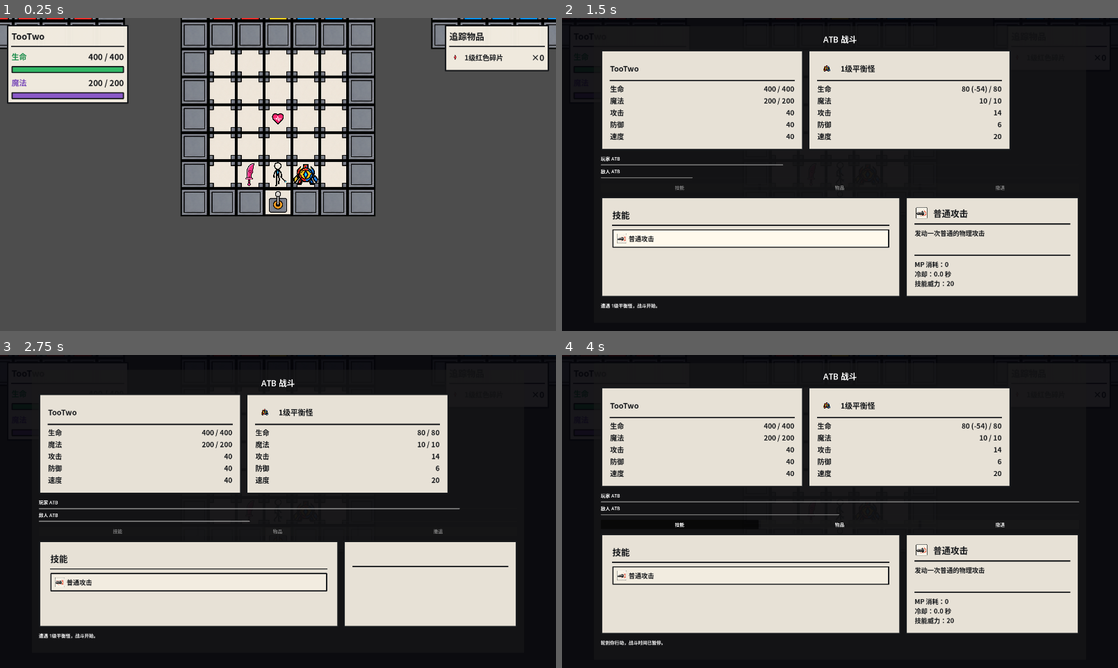
Above: before the commit, frames 1-4 (two rows, left to right).
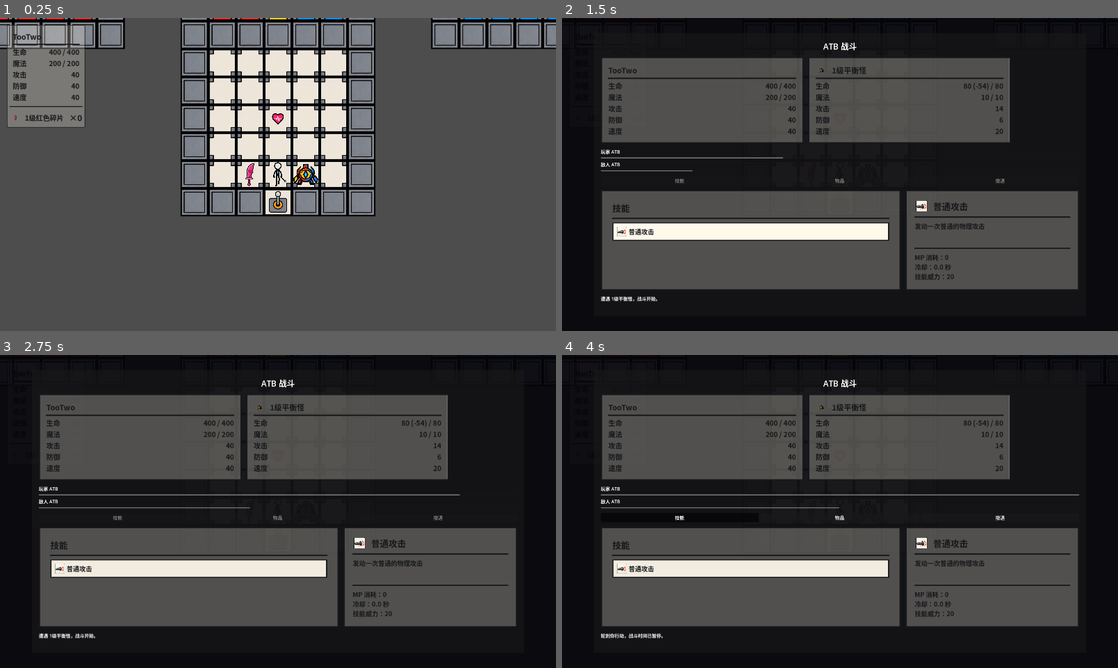
Above: after the commit, the same moments.

Repository: yifan-lee/Realmwand_The_First_Tower
Game: Godot game, scene res://scenes/main.tscn
Two runs of this game, one before a commit and one after it. Both use one fixed random seed, a clock stepped at 60 frames per second and the inputs below.
Inputs (mouse positions are in pixels of both pictures, inside the frame that each line leads up to):
- Up to frame 1 (0.25 s): no input
- Up to frame 2 (1.5 s): tap Enter (ui_accept) at 0.5, 0.77 s; move the mouse to (962, 158) at 0.52 s; hold D (move_right) 0.53-1.25 s; hold E (interact) 0.53-1.25 s; click (962, 158) at 0.67 s; click "普通攻击" at 1.25 s
- Up to frame 3 (2.75 s): tap Enter (ui_accept) at 2 s; drag from (166, 527) to (278, 455) at 2.02 s
- Up to frame 4 (4 s): tap Enter (ui_accept) at 2.75 s; move the mouse to (895, 442) at 2.77 s; hold D (move_right) 2.78-3.5 s; hold E (interact) 2.78-3.5 s; click (895, 442) at 2.92 s; click "技能" at 3.5 s

The runs differ from the first frame. In frame 1, 9.1% of the frame differs, in the area x 1-99%, y 2-36%; in frame 2, 49%; in frame 3, 47%; in frame 4, 50%, in the area x 7-93%, y 5-93%.

Commit message:
imporve UI

Diff:
--- a/resources/themes/game_ui_theme.tres
+++ b/resources/themes/game_ui_theme.tres
@@ -97,7 +97,7 @@
 content_margin_top = 16.0
 content_margin_right = 16.0
 content_margin_bottom = 16.0
-bg_color = Color(0.14117648, 0.15294118, 0.16862746, 0.9490196)
+bg_color = Color(0.14117648, 0.15294118, 0.16862746, 0.28)
 border_width_left = 5
 border_width_top = 5
 border_width_right = 5
@@ -213,7 +213,7 @@
 content_margin_top = 16.0
 content_margin_right = 16.0
 content_margin_bottom = 16.0
-bg_color = Color(0.9490196, 0.9254902, 0.8784314, 0.9490196)
+bg_color = Color(0.9490196, 0.9254902, 0.8784314, 0.28)
 border_width_left = 5
 border_width_top = 5
 border_width_right = 5
@@ -273,15 +273,15 @@
 corner_radius_bottom_left = 2
 
 [sub_resource type="StyleBoxFlat" id="StyleBoxFlat_bh7ty"]
-content_margin_left = 16.0
-content_margin_top = 16.0
-content_margin_right = 16.0
-content_margin_bottom = 16.0
-bg_color = Color(0.9490196, 0.9254902, 0.8784314, 0.98039216)
-border_width_left = 5
-border_width_top = 5
-border_width_right = 5
-border_width_bottom = 5
+content_margin_left = 10.0
+content_margin_top = 10.0
+content_margin_right = 10.0
+content_margin_bottom = 10.0
+bg_color = Color(0.9490196, 0.9254902, 0.8784314, 0.28)
+border_width_left = 2
+border_width_top = 2
+border_width_right = 2
+border_width_bottom = 2
 border_color = Color(0.08627451, 0.09411765, 0.105882354, 1)
 corner_radius_top_left = 2
 corner_radius_top_right = 2
@@ -303,6 +303,12 @@
 corner_radius_top_right = 2
 corner_radius_bottom_right = 2
 corner_radius_bottom_left = 2
+
+[sub_resource type="StyleBoxEmpty" id="StyleBoxEmpty_gg8i1"]
+content_margin_left = 0.0
+content_margin_top = 0.0
+content_margin_right = 0.0
+content_margin_bottom = 0.0
 
 [sub_resource type="StyleBoxLine" id="StyleBoxLine_htpng"]
 color = Color(0.08627451, 0.09411765, 0.105882354, 1)
@@ -415,6 +421,8 @@
 TooltipLabel/constants/outline_size = 0
 TooltipLabel/font_sizes/font_size = 20
 TooltipPanel/styles/panel = SubResource("StyleBoxFlat_6kd0v")
+TransparentPanelContainer/base_type = &"PanelContainer"
+TransparentPanelContainer/styles/panel = SubResource("StyleBoxEmpty_gg8i1")
 VBoxContainer/constants/separation = 12
 VSeparator/styles/separator = SubResource("StyleBoxLine_htpng")
 ValueLabel/base_type = &"Label"
--- a/scenes/ui/components/actor_stats_panel.tscn
+++ b/scenes/ui/components/actor_stats_panel.tscn
@@ -4,7 +4,7 @@
 [ext_resource type="Script" uid="uid://b5lltfg5dekj0" path="res://scripts/ui/components/actor_stats_panel.gd" id="2_mddi2"]
 
 [node name="ActorStatsPanel" type="PanelContainer" unique_id=799998403]
-custom_minimum_size = Vector2(420, 300)
+custom_minimum_size = Vector2(250, 0)
 offset_right = 40.0
 offset_bottom = 40.0
 mouse_filter = 2
@@ -13,14 +13,14 @@
 
 [node name="MarginContainer" type="MarginContainer" parent="." unique_id=23613958]
 layout_mode = 2
-theme_override_constants/margin_left = 16
-theme_override_constants/margin_top = 16
-theme_override_constants/margin_right = 16
-theme_override_constants/margin_bottom = 16
+theme_override_constants/margin_left = 10
+theme_override_constants/margin_top = 10
+theme_override_constants/margin_right = 10
+theme_override_constants/margin_bottom = 10
 
 [node name="Content" type="VBoxContainer" parent="MarginContainer" unique_id=35085586]
 layout_mode = 2
-theme_override_constants/separation = 8
+theme_override_constants/separation = 6
 
 [node name="Header" type="HBoxContainer" parent="MarginContainer/Content" unique_id=1115577434]
 layout_mode = 2
@@ -29,7 +29,7 @@
 
 [node name="Portrait" type="TextureRect" parent="MarginContainer/Content/Header" unique_id=1452877705]
 unique_name_in_owner = true
-custom_minimum_size = Vector2(64, 64)
+custom_minimum_size = Vector2(40, 40)
 layout_mode = 2
 expand_mode = 1
 stretch_mode = 5
@@ -48,8 +48,8 @@
 [node name="StatsGrid" type="GridContainer" parent="MarginContainer/Content" unique_id=545130794]
 layout_mode = 2
 size_flags_vertical = 3
-theme_override_constants/h_separation = 32
-theme_override_constants/v_separation = 6
+theme_override_constants/h_separation = 12
+theme_override_constants/v_separation = 4
 columns = 2
 
 [node name="HpTitle" type="Label" parent="MarginContainer/Content/StatsGrid" unique_id=247937661]
--- a/scenes/ui/components/tracked_inventory_hud.tscn
+++ b/scenes/ui/components/tracked_inventory_hud.tscn
@@ -6,7 +6,7 @@
 [ext_resource type="Resource" uid="uid://b4l6caihdn1ku" path="res://resources/items/fragment_red_lv1.tres" id="4_cdld0"]
 
 [node name="TrackedInventoryHUD" type="PanelContainer" unique_id=794321377]
-custom_minimum_size = Vector2(360, 160)
+custom_minimum_size = Vector2(250, 0)
 offset_right = 40.0
 offset_bottom = 40.0
 mouse_filter = 2
@@ -16,11 +16,6 @@
 
 [node name="Content" type="VBoxContainer" parent="." unique_id=752391519]
 layout_mode = 2
-
-[node name="TitleLabel" type="Label" parent="Content" unique_id=31380361]
-layout_mode = 2
-theme_type_variation = &"HeaderLabel"
-text = "追踪物品"
 
 [node name="HSeparator" type="HSeparator" parent="Content" unique_id=410580560]
 layout_mode = 2
--- a/scenes/ui/game_hud.tscn
+++ b/scenes/ui/game_hud.tscn
@@ -1,9 +1,13 @@
 [gd_scene format=3 uid="uid://75deq3hlwxqw"]
 
 [ext_resource type="Script" uid="uid://dnkj20o3bok0y" path="res://scripts/ui/game_hud.gd" id="1_8n052"]
-[ext_resource type="PackedScene" uid="uid://cy1i4bipsg2mn" path="res://scenes/ui/components/player_stat_hud.tscn" id="1_xsr0h"]
 [ext_resource type="PackedScene" uid="uid://hpn4ycefsqvv" path="res://scenes/ui/components/tracked_inventory_hud.tscn" id="2_fnxle"]
 [ext_resource type="PackedScene" uid="uid://b2r6mtmyrj37t" path="res://scenes/ui/components/game_message_panel.tscn" id="3_el006"]
+[ext_resource type="PackedScene" uid="uid://c01uv3eb5dpcj" path="res://scenes/ui/components/actor_stats_panel.tscn" id="3_x6mpk"]
+[ext_resource type="Theme" uid="uid://b08pjyxkk3rbq" path="res://resources/themes/game_ui_theme.tres" id="4_ehshv"]
+[ext_resource type="Script" uid="uid://bafkb6vqhc24l" path="res://scripts/ui/components/game_message_panel.gd" id="4_x6mpk"]
+[ext_resource type="Script" uid="uid://b5lltfg5dekj0" path="res://scripts/ui/components/actor_stats_panel.gd" id="5_4qk33"]
+[ext_resource type="Script" uid="uid://dmfexv8ruyxi3" path="res://scripts/ui/components/tracked_inventory_hud.gd" id="8_ehshv"]
 
 [node name="GameHUD" type="CanvasLayer" unique_id=129955379]
 script = ExtResource("1_8n052")
@@ -17,24 +21,6 @@
 grow_vertical = 2
 mouse_filter = 2
 
-[node name="PlayerStatHUD" parent="HudRoot" unique_id=1829617016 instance=ExtResource("1_xsr0h")]
-layout_mode = 1
-offset_left = 24.0
-offset_top = 24.0
-offset_right = 444.0
-offset_bottom = 291.0
-
-[node name="TrackedInventoryHUD" parent="HudRoot" unique_id=794321377 instance=ExtResource("2_fnxle")]
-layout_mode = 1
-anchors_preset = 1
-anchor_left = 1.0
-anchor_right = 1.0
-offset_left = -384.0
-offset_top = 24.0
-offset_right = -24.0
-offset_bottom = 184.0
-grow_horizontal = 0
-
 [node name="MessageArea" type="CenterContainer" parent="HudRoot" unique_id=1978331453]
 layout_mode = 1
 anchors_preset = -1
@@ -46,5 +32,41 @@
 offset_right = -24.0
 offset_bottom = -24.0
 
-[node name="GameMessagePanel" parent="HudRoot/MessageArea" unique_id=1461547814 instance=ExtResource("3_el006")]
+[node name="GameMessagePanel" type="PanelContainer" parent="HudRoot/MessageArea" unique_id=1461547814 instance=ExtResource("3_el006")]
+visible = false
+custom_minimum_size = Vector2(760, 100)
 layout_mode = 2
+mouse_filter = 2
+theme = ExtResource("4_ehshv")
+theme_type_variation = &"DarkPanelContainer"
+script = ExtResource("4_x6mpk")
+
+[node name="StatsColumn" type="PanelContainer" parent="HudRoot" unique_id=1744338664]
+custom_minimum_size = Vector2(250, 0)
+layout_mode = 0
+offset_left = 24.0
+offset_top = 24.0
+offset_right = 24.0
+offset_bottom = 24.0
+theme = ExtResource("4_ehshv")
+theme_type_variation = &"StatPanelContainer"
+
+[node name="Content" type="VBoxContainer" parent="HudRoot/StatsColumn" unique_id=1814305014]
+layout_mode = 2
+theme_override_constants/separation = 4
+
+[node name="ActorStatsPanel" type="PanelContainer" parent="HudRoot/StatsColumn/Content" unique_id=799998403 instance=ExtResource("3_x6mpk")]
+custom_minimum_size = Vector2(250, 0)
+layout_mode = 2
+mouse_filter = 2
+theme = ExtResource("4_ehshv")
+theme_type_variation = &"TransparentPanelContainer"
+script = ExtResource("5_4qk33")
+
+[node name="TrackedInventoryHUD" type="PanelContainer" parent="HudRoot/StatsColumn/Content" unique_id=794321377 instance=ExtResource("2_fnxle")]
+custom_minimum_size = Vector2(250, 0)
+layout_mode = 2
+mouse_filter = 2
+theme = ExtResource("4_ehshv")
+theme_type_variation = &"TransparentPanelContainer"
+script = ExtResource("8_ehshv")
--- a/scripts/ui/game_hud.gd
+++ b/scripts/ui/game_hud.gd
@@ -2,11 +2,11 @@
 extends CanvasLayer
 
 
-@onready var player_stat_hud: PlayerStatHUD = (
-	$HudRoot/PlayerStatHUD
+@onready var actor_stats_panel: ActorStatsPanel = (
+	$HudRoot/StatsColumn/Content/ActorStatsPanel
 )
 @onready var tracked_inventory_hud: TrackedInventoryHUD = (
-	$HudRoot/TrackedInventoryHUD
+	$HudRoot/StatsColumn/Content/TrackedInventoryHUD
 )
 @onready var game_message_panel: GameMessagePanel = (
 	$HudRoot/MessageArea/GameMessagePanel
@@ -29,7 +29,7 @@
 	_player = player
 
 	if _player == null:
-		player_stat_hud.clear_stats()
+		actor_stats_panel.clear_stats()
 		tracked_inventory_hud.bind_inventory(null)
 		return
 
@@ -45,7 +45,7 @@
 
 func refresh_player_stats() -> void:
 	if _player == null or _player.player_data == null:
-		player_stat_hud.clear_stats()
+		actor_stats_panel.clear_stats()
 		return
 
 	var view_data: ActorStatsViewData = ActorStatsViewData.new()
@@ -57,8 +57,11 @@
 	view_data.max_hp = _player.get_max_hp()
 	view_data.current_mp = _player.current_mp
 	view_data.max_mp = _player.get_max_mp()
+	view_data.atk = _player.get_atk()
+	view_data.def = _player.get_def()
+	view_data.spd = _player.get_spd()
 
-	player_stat_hud.display_stats(view_data)
+	actor_stats_panel.display_stats(view_data)
 
 
 func show_message(message: String) -> void:
Not shown, changed: AGENTS.md
Not shown, changed: docs/dev_standards.md
Not shown, changed: docs/progress/2026-07-27.md
